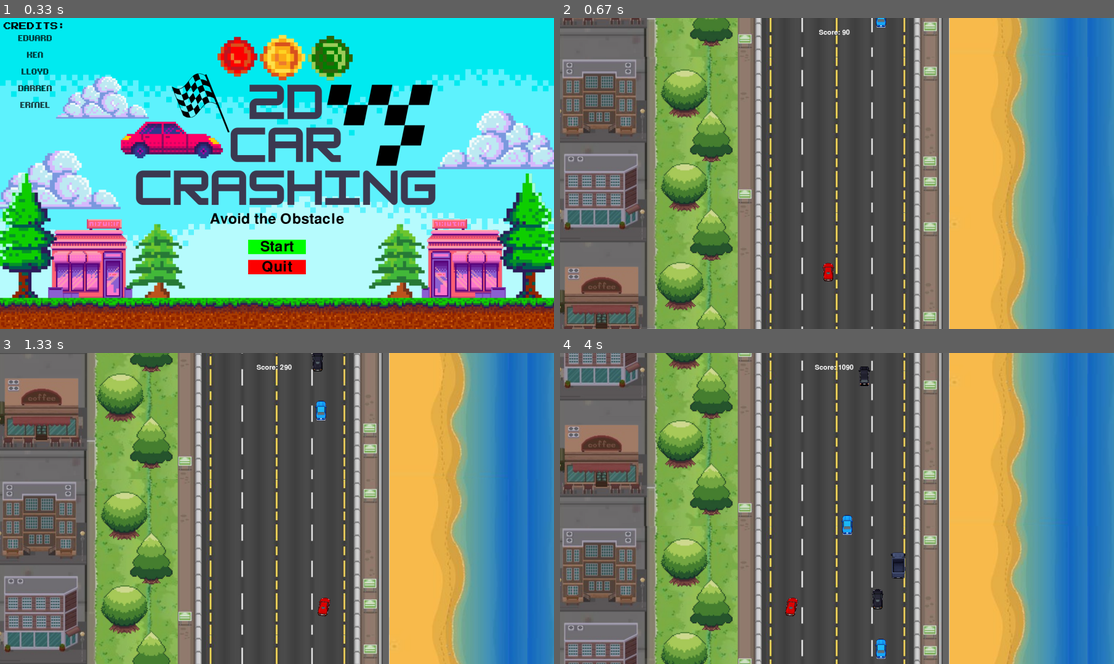
Above: before the commit, frames 1-4 (two rows, left to right).
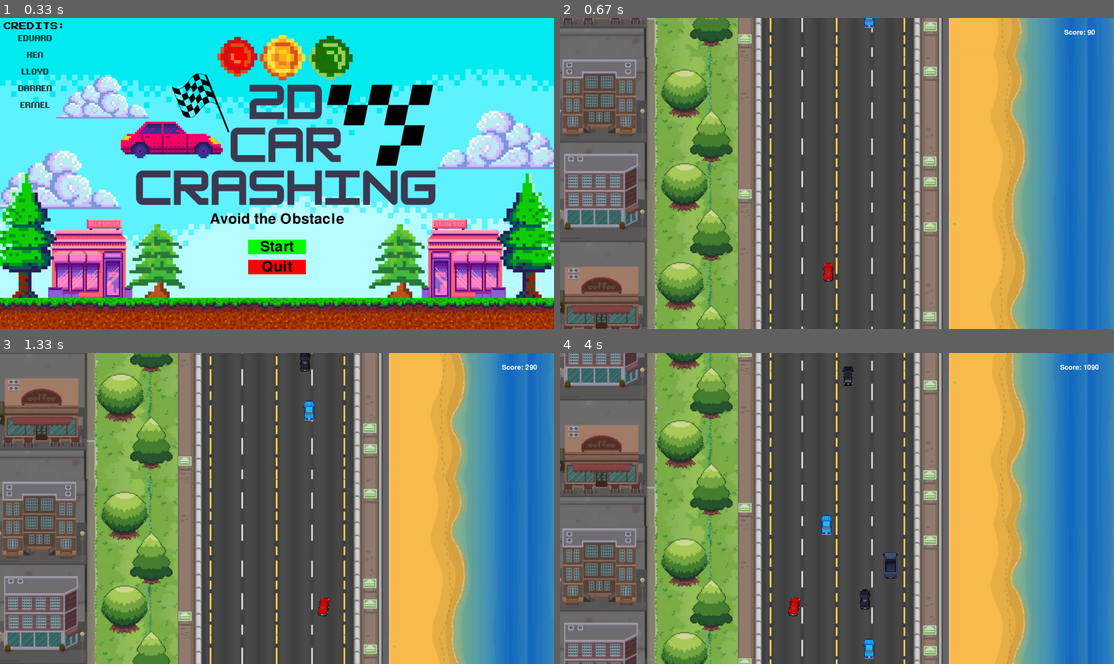
Above: after the commit, the same moments.

Repository: DarrenGuev/GameDevCars
Game: pygame game, started from main.py
Same seed, same stepped clock (60 frames per second), same inputs: the game is played once before the commit and once after it.
Inputs (mouse positions are in pixels of both pictures, inside the frame that each line leads up to):
- Up to frame 1 (0.33 s): no input
- Up to frame 2 (0.67 s): click "Start" at 0.38 s
- Up to frame 3 (1.33 s): hold Right 0.67-1.13 s; move the mouse to (254, 524) at 0.7 s; hold Right from 1.17 s (still down)
- Up to frame 4 (4 s): release Right at 1.63 s; hold Left 1.67-2.2 s; hold Left 2.23-2.63 s; hold Left 3.33-3.8 s; hold Right from 3.83 s (still down)

Frame 1 is identical in both runs. In frame 2, 0.2% of the frame differs, in the area x 46-97%, y 0-6%; in frame 3, 0.6%; in frame 4, 1.3%, in the area x 40-98%, y 3-99%.

Commit message:
betlogniken

Diff:
--- a/main.py
+++ b/main.py
@@ -128,9 +128,9 @@
                            enemyCar20, enemyCar21, enemyCar22, enemyCar23, enemyCar24]
 
     man = player_test(910, 850, 90, 90)
-    collision1 = 830
+    collision1 = 850
     collision2 = 1250
-    enemies = [Obstacle(random.randrange(collision1, collision2), -random.randint(0, game_window.height), 90, 90, random.choice(obstacle_car_images)) for _ in range(5)]
+    enemies = [Obstacle(random.randrange(720, collision2), -random.randint(0, game_window.height), 90, 90, random.choice(obstacle_car_images)) for _ in range(5)]
     running = True
 
     # Timer for speed increase
@@ -178,7 +178,7 @@
 
                 # Randomize x-position within the highway bounds while ensuring no overlap with other enemies
                 while True:
-                    new_x = random.randrange(collision1, collision2 - enemy.width)
+                    new_x = random.randrange(720, collision2 - enemy.width)
                     enemy.x = new_x
                     overlap = False
 
@@ -196,8 +196,8 @@
                 enemy.mask = enemy.create_mask(enemy.image)
 
             # Ensure the enemy stays within the highway boundaries
-            if enemy.x < collision1:
-                enemy.x = collision1
+            if enemy.x < 720:
+                enemy.x = 720
             elif enemy.x + enemy.width > collision2:
                 enemy.x = collision2 - enemy.width
 
--- a/screen.py
+++ b/screen.py
@@ -38,7 +38,7 @@
     def draw_score(self):
         score_text = self.font.render("Score: " + str(self.score), True, (255, 255, 255))
         text_rect = score_text.get_rect()
-        text_rect.center = (950, 50)
+        text_rect.center = (1800, 50)
         self.win.blit(score_text, text_rect)
 
     def redraw_game_window(self, man, enemies):
--- a/test.py
+++ b/test.py
@@ -12,7 +12,7 @@
         self.height = height
         self.obstacle_speed = 10
         self.image = image
-        self.mask = self.create_mask(image)  # Create mask for the obstacle
+        self.mask = self.create_mask(image)
 
     def draw(self, win):
         win.blit(self.image, (self.x, self.y))
@@ -21,41 +21,39 @@
         return pygame.Rect(self.x, self.y, self.width, self.height)
 
     def create_mask(self, image):
-        """Create a mask from the given image to handle transparency"""
         return pygame.mask.from_surface(image)
 
+
 def check_collision(player, enemy):
-    """Check for pixel-perfect collision using masks"""
     player_mask = player.mask
     enemy_mask = enemy.mask
-
-    # Get the offset between the player and the enemy
     offset_x = enemy.x - player.x
     offset_y = enemy.y - player.y
-
-    # Check if the masks overlap (collision)
     return player_mask.overlap(enemy_mask, (offset_x, offset_y)) is not None
 
-def display_menu(win, width, height):
-    """Display a start menu with Start and Quit buttons"""
+
+def display_game_over(win, width, height, score):
+    """Display the Game Over screen"""
     font = pygame.font.Font(None, 74)
-    title_text = font.render("Avoid the Obstacle", True, (255, 255, 255))
-    start_button = pygame.Rect(width // 2 - 100, height // 2 - 50, 200, 50)
-    quit_button = pygame.Rect(width // 2 - 100, height // 2 + 20, 200, 50)
+    game_over_text = font.render("Game Over", True, (255, 0, 0))
+    score_text = font.render(f"Score: {score}", True, (255, 255, 255))
+    restart_button = pygame.Rect(width // 2 - 100, height // 2 + 50, 200, 50)
+    quit_button = pygame.Rect(width // 2 - 100, height // 2 + 150, 200, 50)
 
     while True:
         win.fill((0, 0, 0))  # Black background
-        win.blit(title_text, (width // 2 - title_text.get_width() // 2, height // 4))
+        win.blit(game_over_text, (width // 2 - game_over_text.get_width() // 2, height // 4))
+        win.blit(score_text, (width // 2 - score_text.get_width() // 2, height // 3))
 
         # Draw buttons
-        pygame.draw.rect(win, (0, 255, 0), start_button)  # Green button for Start
-        pygame.draw.rect(win, (255, 0, 0), quit_button)  # Red button for Quit
+        pygame.draw.rect(win, (0, 255, 0), restart_button)  # Green Restart button
+        pygame.draw.rect(win, (255, 0, 0), quit_button)  # Red Quit button
 
         # Button text
-        start_text = font.render("Start", True, (0, 0, 0))
+        restart_text = font.render("Restart", True, (0, 0, 0))
         quit_text = font.render("Quit", True, (0, 0, 0))
-        win.blit(start_text, (start_button.x + start_button.width // 2 - start_text.get_width() // 2,
-                              start_button.y + start_button.height // 2 - start_text.get_height() // 2))
+        win.blit(restart_text, (restart_button.x + restart_button.width // 2 - restart_text.get_width() // 2,
+                                restart_button.y + restart_button.height // 2 - restart_text.get_height() // 2))
         win.blit(quit_text, (quit_button.x + quit_button.width // 2 - quit_text.get_width() // 2,
                              quit_button.y + quit_button.height // 2 - quit_text.get_height() // 2))
 
@@ -67,61 +65,28 @@
                 sys.exit()
             elif event.type == pygame.MOUSEBUTTONDOWN:
                 mouse_pos = pygame.mouse.get_pos()
-                if start_button.collidepoint(mouse_pos):
-                    return  # Start the game
+                if restart_button.collidepoint(mouse_pos):
+                    return "restart"  # Restart the game
                 elif quit_button.collidepoint(mouse_pos):
                     pygame.quit()
                     sys.exit()
+
 
 def main():
     pygame.init()
     game_window = GameWindow(1920, 1080, "Avoid the Obstacle")
 
-    display_menu(game_window.window, game_window.width, game_window.height)
+    display_menu(game_window.win, game_window.width, game_window.height)
 
+    enemy_images = [pygame.image.load(f'enemyCar{i}.png').convert_alpha() for i in range(5, 19)]
+    enemy_images = [pygame.transform.scale(img, (40, 70)) for img in enemy_images]
 
-    game_window = GameWindow(1920, 1080, "Avoid the Obstacle")
-    enemyCar5 = pygame.image.load('enemyCar5.png').convert_alpha()
-    enemyCar5 = pygame.transform.scale(enemyCar5, (40, 70))
-    enemyCar8 = pygame.image.load('enemyCar8.png').convert_alpha()
-    enemyCar8 = pygame.transform.scale(enemyCar8, (50, 90))
-    enemyCar9 = pygame.image.load('enemyCar9.png').convert_alpha()
-    enemyCar9 = pygame.transform.scale(enemyCar9, (40, 70))
-    enemyCar10 = pygame.image.load('enemyCar10.png').convert_alpha()
-    enemyCar10 = pygame.transform.scale(enemyCar10, (40, 70))
-    enemyCar11 = pygame.image.load('enemyCar11.png').convert_alpha()
-    enemyCar11 = pygame.transform.scale(enemyCar11, (40, 70))
-    enemyCar12 = pygame.image.load('enemyCar12.png').convert_alpha()
-    enemyCar12 = pygame.transform.scale(enemyCar12, (40, 70))
-    enemyCar13 = pygame.image.load('enemyCar13.png').convert_alpha()
-    enemyCar13 = pygame.transform.scale(enemyCar13, (40, 70))
-    enemyCar14 = pygame.image.load('enemyCar14.png').convert_alpha()
-    enemyCar14 = pygame.transform.scale(enemyCar14, (40, 70))
-    enemyCar16 = pygame.image.load('enemyCar16.png').convert_alpha()
-    enemyCar16 = pygame.transform.scale(enemyCar16, (40, 70))
-    enemyCar18 = pygame.image.load('enemyCar18.png').convert_alpha()
-    enemyCar18 = pygame.transform.scale(enemyCar18, (40, 70))
+    player = player_test(910, 850, 90, 90)
+    obstacles = [Obstacle(random.randint(700, 1100), -random.randint(0, game_window.height), 90, 90, random.choice(enemy_images)) for _ in range(4)]
 
-    obstacle_car_images = [enemyCar5, enemyCar8, enemyCar9, enemyCar10, enemyCar11,
-                           enemyCar12, enemyCar13, enemyCar14, enemyCar16, enemyCar18]
+    running = True
+    score = 0
 
-    man = player_test(910, 850, 90, 90)
-    collision1 = 830
-    collision2 = 1250
-    enemies = [Obstacle(random.randrange(collision1, collision2), -random.randint(0, game_window.height), 90, 90, random.choice(obstacle_car_images)) for _ in range(4)]
-    running = True
-
-    # Timer for speed increase
-    speed_increase_timer = 0
-    speed_increase_interval = 10  # Increase speed
-    speed_increase_factor = 1.0005  # Increase speed by 5% every interval
-
-    # Speed limits
-    max_scroll_speed = 40
-    max_obstacle_speed = 60
-    max_player_speed = 20
-
-    # Main game loop
     while running:
         game_window.clock.tick(30)
 
@@ -133,47 +98,32 @@
                     running = False
 
         keys = pygame.key.get_pressed()
-        if keys[pygame.K_LEFT] and man.x > collision1 - man.width - man.vel:
-            man.x -= man.vel
-            man.left = True
-            man.right = False
-        elif keys[pygame.K_RIGHT] and man.x < collision2 - man.width - man.vel:
-            man.x += man.vel
-            man.left = False
-            man.right = True
-        else:
-            man.left = False
-            man.right = False
-            man.walkCount = 0
+        if keys[pygame.K_LEFT] and player.x > 700 - player.width - player.vel:
+            player.x -= player.vel
+        if keys[pygame.K_RIGHT] and player.x < 1100 - player.width - player.vel:
+            player.x += player.vel
 
-        game_window.increase_score()
+        # Move obstacles and check collisions
+        for obstacle in obstacles:
+            obstacle.y += obstacle.obstacle_speed
+            if obstacle.y > game_window.height:
+                obstacle.y = -random.randint(0, 300)
+                obstacle.x = random.randint(700, 1100)
+                score += 1  # Increase score when an obstacle resets
 
-        for enemy in enemies:
-            enemy.y += enemy.obstacle_speed
-            if enemy.y > game_window.height:
-                enemy.y = 0 - enemy.height
-                enemy.x = random.randrange(700, 1100)
-                enemy.image = random.choice(obstacle_car_images)
-                enemy.mask = enemy.create_mask(enemy.image)  # Re-create the mask after resetting image
+            if check_collision(player, obstacle):
+                # Game Over - show Game Over screen
+                action = display_game_over(game_window.window, game_window.width, game_window.height, score)
+                if action == "restart":
+                    return main()  # Restart the game
+                else:
+                    running = False
 
-            # Check for pixel-perfect collision between player and enemy using masks
-            if check_collision(man, enemy):
-                print("Collision detected!")
-                running = False  # Stop the game if collision occurs
-
-        # Increase game speed over time
-        speed_increase_timer += game_window.clock.get_time()
-        if speed_increase_timer >= speed_increase_interval:
-            game_window.scroll_speed = min(game_window.scroll_speed * speed_increase_factor, max_scroll_speed)
-            for enemy in enemies:
-                enemy.obstacle_speed = min(enemy.obstacle_speed * speed_increase_factor, max_obstacle_speed)
-            man.vel = min(man.vel * speed_increase_factor, max_player_speed)
-            speed_increase_timer = 0
-
-        game_window.redraw_game_window(man, enemies)
+        game_window.redraw_game_window(player, obstacles)
 
     pygame.quit()
     sys.exit()
 
+
 if __name__ == "__main__":
     main()
